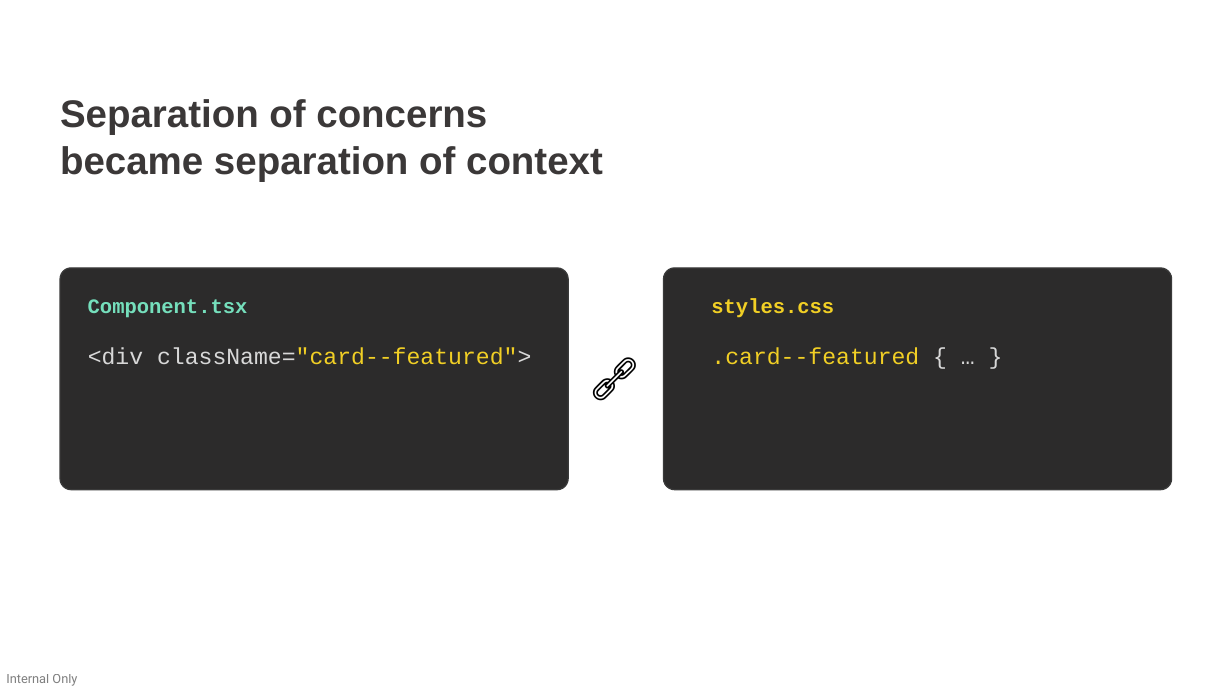
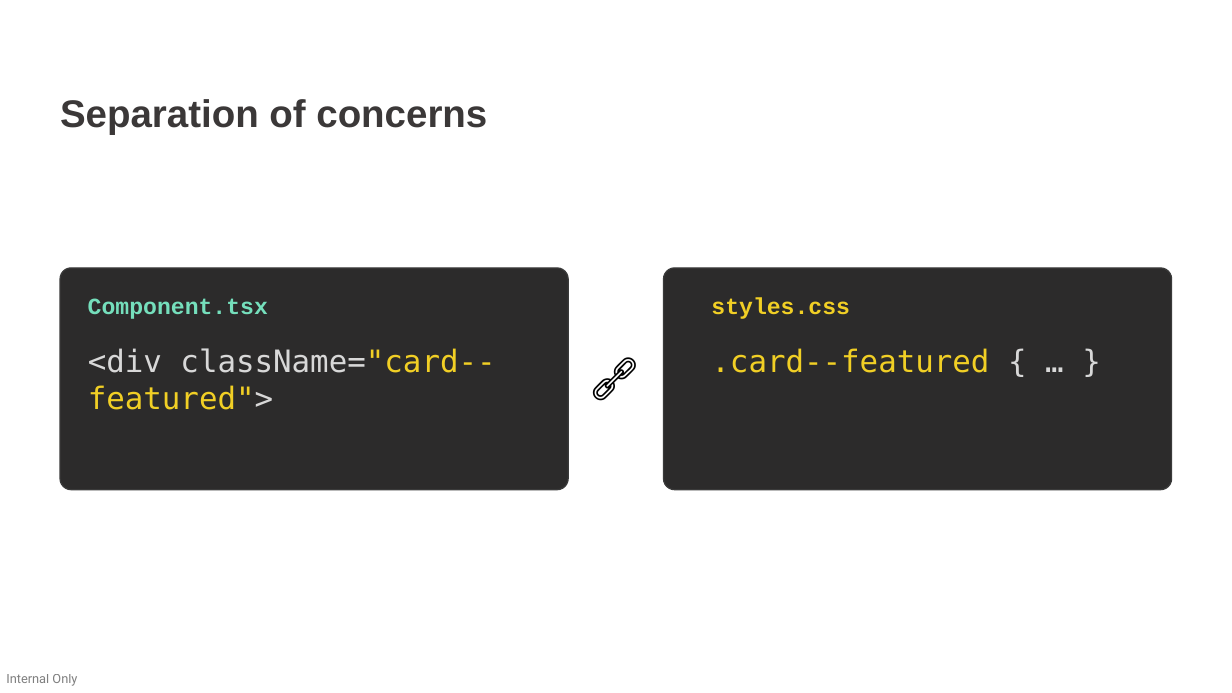
Before and after one commit to devlinduldulao/llm-loves-tailwind-and-js, a slide deck: slide 9 of why-llms-love-tailwind-conf.pptx. Drawn at 1232x693 pixels with LibreOffice and Linux fonts; fonts in the diff are those of the drawing. Boxes give left, top, right and bottom in pixels: in the first picture for what was removed or moved away, otherwise in the second. Text is boxed around its words. In the diff, an @@ line names an element or a change of style, - is before the commit and + after.

```diff
--- a/why-llms-love-tailwind-conf.pptx
+++ b/why-llms-love-tailwind-conf.pptx
@@ text at [60,146,603,181]: paragraph removed @@
-became separation of context
@@ text "Component.tsx" at [88,298,268,319]: size 16 to 18 pt @@
@@ text "styles.css" at [711,297,850,319]: size 16 to 18 pt @@
@@ text "<div className="card--featured">" at [88,348,495,410]: size 18 to 24 pt, font Courier New to DejaVu Sans Mono @@
@@ text ".card--featured { … }" at [711,348,989,373]: size 18 to 24 pt, font Courier New to DejaVu Sans Mono @@
```
Also in this commit, not shown: 4 other slides changed.
